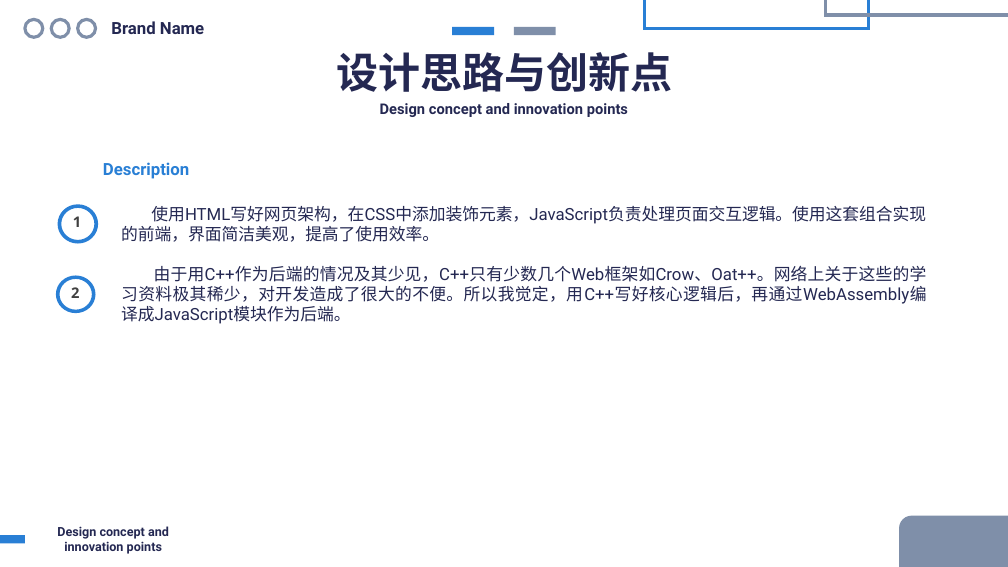
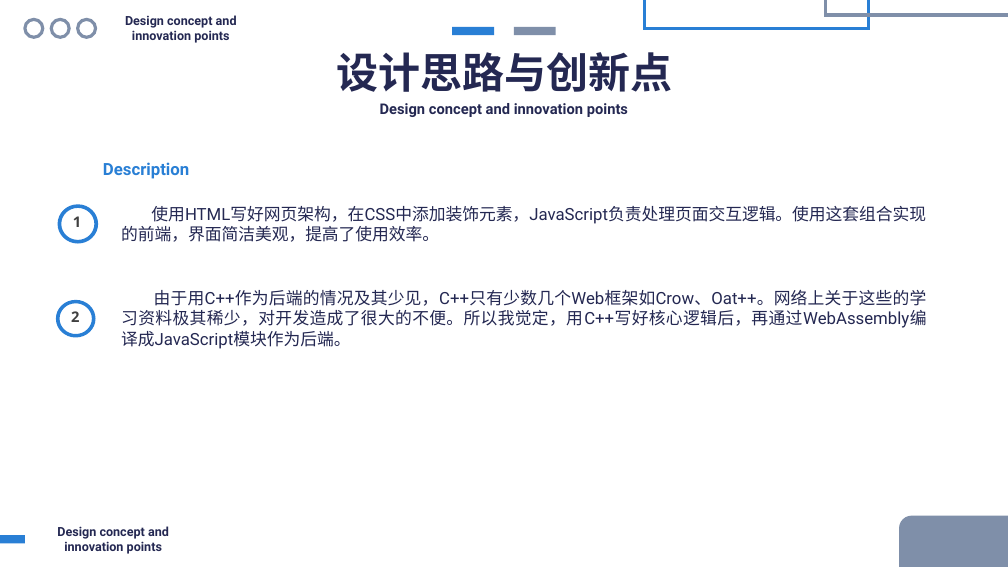
Before and after one commit to HoshiMeisa/Question-Drawing-System, a slide deck: slide 9 of ThesisDefense.pptx. Drawn at 1008x567 pixels with LibreOffice and Linux fonts; fonts in the diff are those of the drawing. Boxes give left, top, right and bottom in pixels: in the first picture for what was removed or moved away, otherwise in the second. Text is boxed around its words. In the diff, an @@ line names an element or a change of style, - is before the commit and + after.

```diff
--- a/ThesisDefense.pptx
+++ b/ThesisDefense.pptx
@@ text removed at box(111, 21, 204, 34) @@
-Brand Name
@@ text added at box(125, 15, 237, 43), 12 pt, text #242852, bold @@
+Design concept and innovation points
@@ 2 texts, 1 freeform shape: place and size @@
-2 texts, 1 freeform shape at box(56, 266, 927, 324)
+2 texts, 1 freeform shape at box(56, 290, 927, 349)
```
Also in this commit, not shown: 1 slide added, 11 other files.
